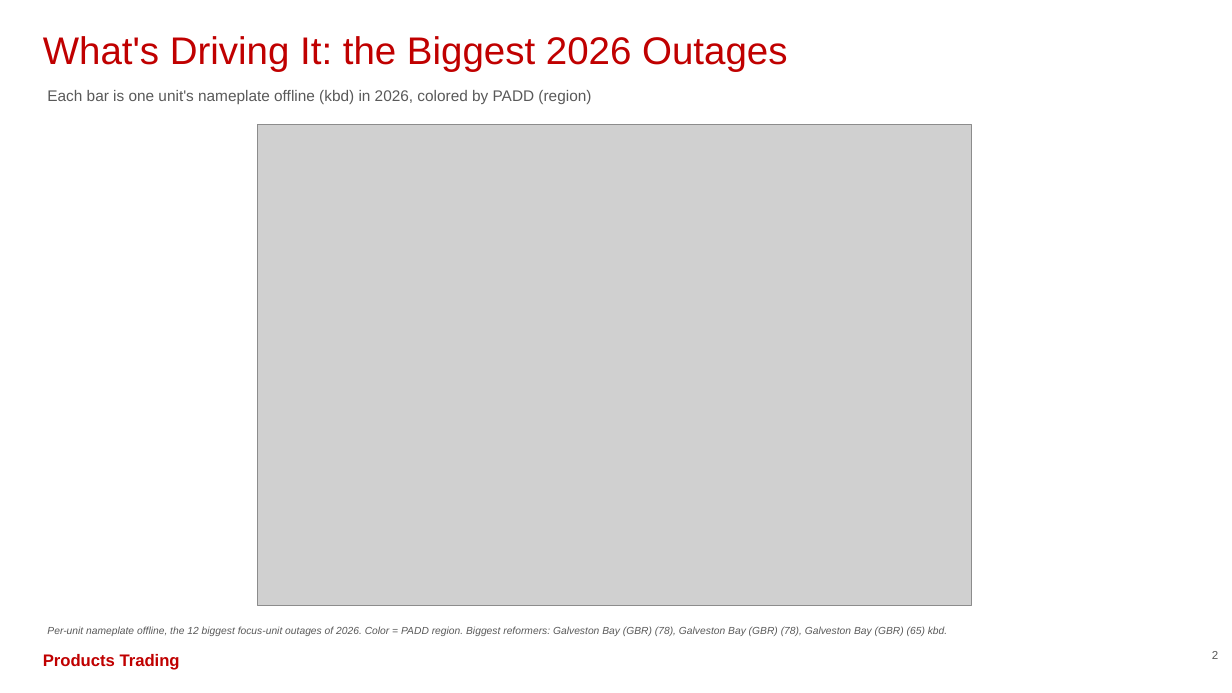
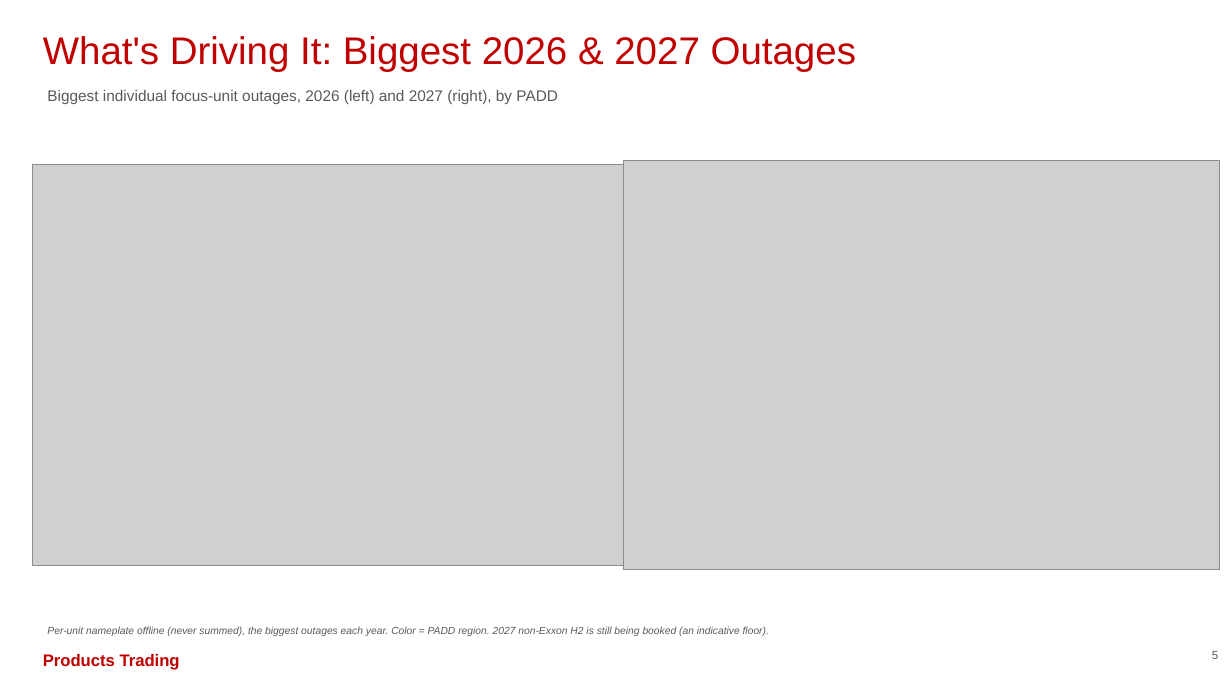
Before and after one commit to HoldenCole/Outages-script, a slide deck: slide 6 of output/outage_deck_naphtha.pptx (slide 3 before the commit). Drawn at 1232x693 pixels with LibreOffice and Linux fonts; fonts in the diff are those of the drawing; grey boxes stand for pictures. Boxes give left, top, right and bottom in pixels: in the first picture for what was removed or moved away, otherwise in the second. Text is boxed around its words. In the diff, an @@ line names an element or a change of style, - is before the commit and + after.

```diff
--- a/output/outage_deck_naphtha.pptx
+++ b/output/outage_deck_naphtha.pptx
@@ text at <box>43,36,856,71</box>: text changed @@
-What's Driving It: the Biggest 2026 Outages
+What's Driving It: Biggest 2026 & 2027 Outages
@@ text at <box>47,90,558,104</box>: text changed @@
-Each bar is one unit's nameplate offline (kbd) in 2026, colored by PADD (region)
+Biggest individual focus-unit outages, 2026 (left) and 2027 (right), by PADD
@@ picture: place and size @@
-picture at <box>257,125,971,605</box>
+picture at <box>32,165,628,566</box>
@@ picture added at <box>624,160,1220,569</box> @@
@@ text at <box>47,626,769,636</box>: text changed @@
-Per-unit nameplate offline, the 12 biggest focus-unit outages of 2026. Color = PADD region. Biggest reformers: Galveston Bay (GBR) (78), Galveston Bay (GBR) (78), Galveston Bay (GBR) (65) kbd.
+Per-unit nameplate offline (never summed), the biggest outages each year. Color = PADD region. 2027 non-Exxon H2 is still being booked (an indicative floor).
@@ text at <box>1212,651,1218,659</box>: text changed @@
-2
+5
```
Also in this commit, not shown: 7 other slides changed, 5 other files.
